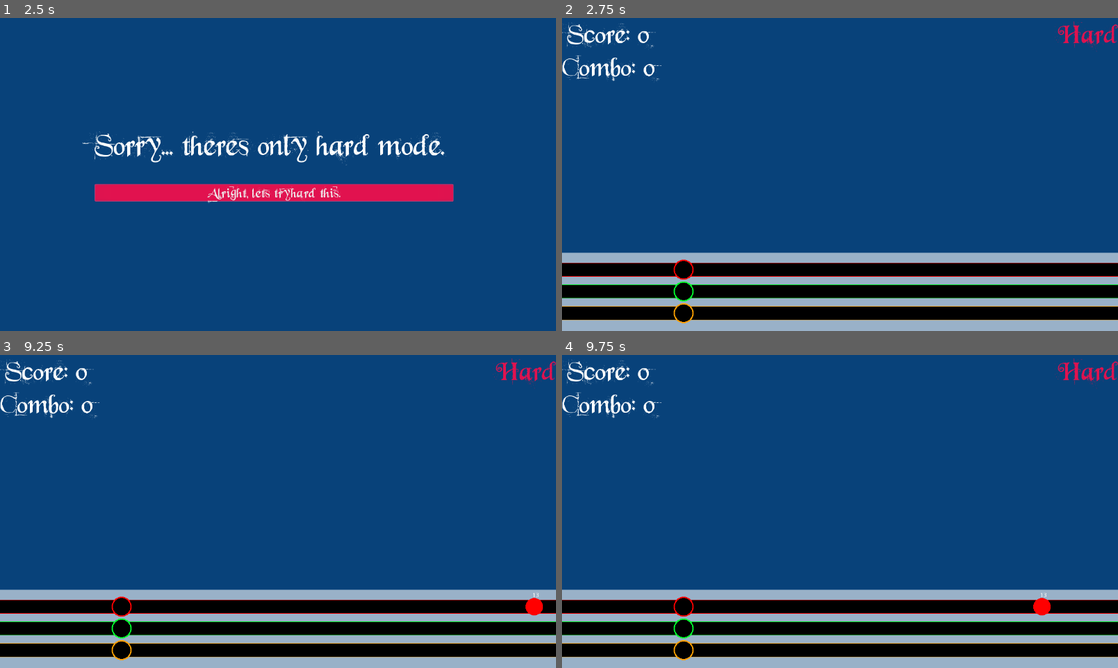
Above: before the commit, frames 1-4 (two rows, left to right).
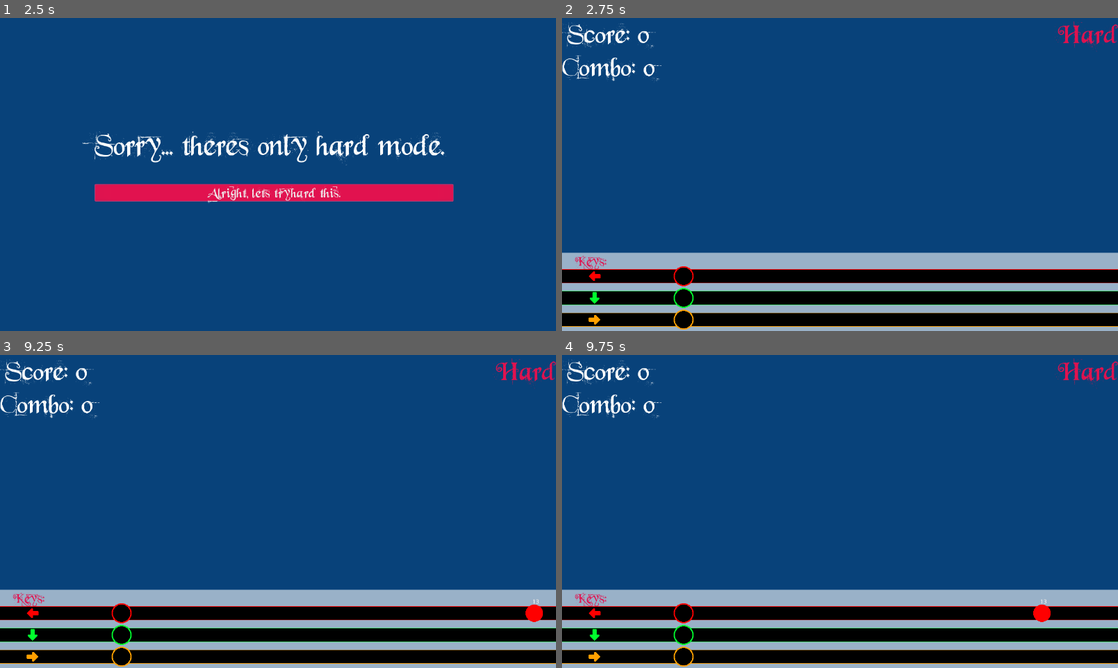
Above: after the commit, the same moments.

Repository: gregpennefather/jingle-cats
Game: Godot game, scene res://Menu.tscn
Same seed, same stepped clock (60 frames per second), same inputs: the game is played once before the commit and once after it. Video files are missing from this copy of the repository; at most half a second of black plays in their place.
Inputs:
- Up to frame 1 (2.5 s): click "Easy" at 0.5 s; click "Alright, lets tryhard this." at 2 s
- Up to frame 2 (2.75 s): no input
- Up to frame 3 (9.25 s): hold Left (ui_left) 2.78-3.53 s; tap Enter at 3.5, 5, 6.5 s; tap Space at 4.25, 5.75, 7.25 s; hold Left (ui_left) 5.03-7.28 s
- Up to frame 4 (9.75 s): hold Left (ui_left) from 9.53 s (still down)

Frame 1 is identical in both runs. In frame 2, 14% of the frame differs, in the area x 0-100%, y 76-100%; in frame 3, 14%; in frame 4, 14%.

Commit message:
Adding note key indicators

Diff:
--- a/Bars/NoteBars.tscn
+++ b/Bars/NoteBars.tscn
@@ -1,7 +1,10 @@
-[gd_scene load_steps=3 format=2]
+[gd_scene load_steps=6 format=2]
 
 [ext_resource path="res://Bars/NoteBars.gd" type="Script" id=1]
 [ext_resource path="res://Bars/BarBase.tscn" type="PackedScene" id=2]
+[ext_resource path="res://Images/arrowLeft.png" type="Texture" id=3]
+[ext_resource path="res://Images/arrowDown.png" type="Texture" id=4]
+[ext_resource path="res://Images/arrowRight.png" type="Texture" id=5]
 
 [node name="NoteBars" type="Control"]
 anchor_right = 1.0
@@ -15,11 +18,27 @@
 note_colour = Color( 1, 0, 0, 1 )
 action = "ui_left"
 
+[node name="arrowLeft" type="Sprite" parent="RedBar"]
+modulate = Color( 1, 0, 0, 1 )
+position = Vector2( 75, 0 )
+scale = Vector2( 0.4, 0.4 )
+z_index = 3
+z_as_relative = false
+texture = ExtResource( 3 )
+
 [node name="GreenBar" parent="." instance=ExtResource( 2 )]
 editor/display_folded = true
 position = Vector2( 0, 65 )
 note_colour = Color( 0, 1, 0.180392, 1 )
 action = "ui_down"
+
+[node name="arrowDown" type="Sprite" parent="GreenBar"]
+modulate = Color( 0, 1, 0.180392, 1 )
+position = Vector2( 75, 0 )
+scale = Vector2( 0.4, 0.4 )
+z_index = 3
+z_as_relative = false
+texture = ExtResource( 4 )
 
 [node name="OrangeBar" parent="." instance=ExtResource( 2 )]
 editor/display_folded = true
@@ -27,6 +46,14 @@
 texture_mode = 7
 note_colour = Color( 1, 0.631373, 0, 1 )
 action = "ui_right"
+
+[node name="arrowRight" type="Sprite" parent="OrangeBar"]
+modulate = Color( 1, 0.631373, 0, 1 )
+position = Vector2( 75, 0 )
+scale = Vector2( 0.4, 0.4 )
+z_index = 3
+z_as_relative = false
+texture = ExtResource( 5 )
 [connection signal="note_failed" from="RedBar" to="." method="_on_note_failed"]
 [connection signal="note_hit" from="RedBar" to="." method="_on_RedBar_note_hit"]
 [connection signal="note_failed" from="GreenBar" to="." method="_on_note_failed"]
--- a/GameScene.tscn
+++ b/GameScene.tscn
@@ -105,13 +105,23 @@
 margin_right = 640.0
 theme = ExtResource( 3 )
 
+[node name="Press Keys" type="Label" parent="UI/Panel"]
+margin_left = 30.0
+margin_right = 102.0
+margin_bottom = 40.0
+custom_colors/font_color = Color( 0.886275, 0.0745098, 0.313726, 1 )
+custom_constants/shadow_offset_x = 4
+custom_constants/shadow_offset_y = 1
+custom_constants/shadow_as_outline = 1
+text = "Keys:"
+align = 1
+
 [node name="NoteBars" parent="UI/Panel" instance=ExtResource( 7 )]
-anchor_top = 0.5
 anchor_right = 0.0
-anchor_bottom = 0.5
-margin_top = -66.5
-margin_right = 1280.0
-margin_bottom = 66.5
+anchor_bottom = 0.0
+margin_top = 38.5
+margin_right = 72.0
+margin_bottom = 38.5
 
 [node name="ResultPanel" type="Panel" parent="UI"]
 editor/display_folded = true
--- a/Menu.tscn
+++ b/Menu.tscn
@@ -26,7 +26,6 @@
 texture = ExtResource( 3 )
 
 [node name="VBoxContainer" type="VBoxContainer" parent="."]
-editor/display_folded = true
 anchor_left = 0.5
 anchor_top = 0.5
 anchor_right = 0.5
Binary file added: Bars/arrowDown.png
Binary file added: Images/arrowDown.png
Binary file added: Images/arrowLeft.png
Binary file added: Images/arrowRight.png
